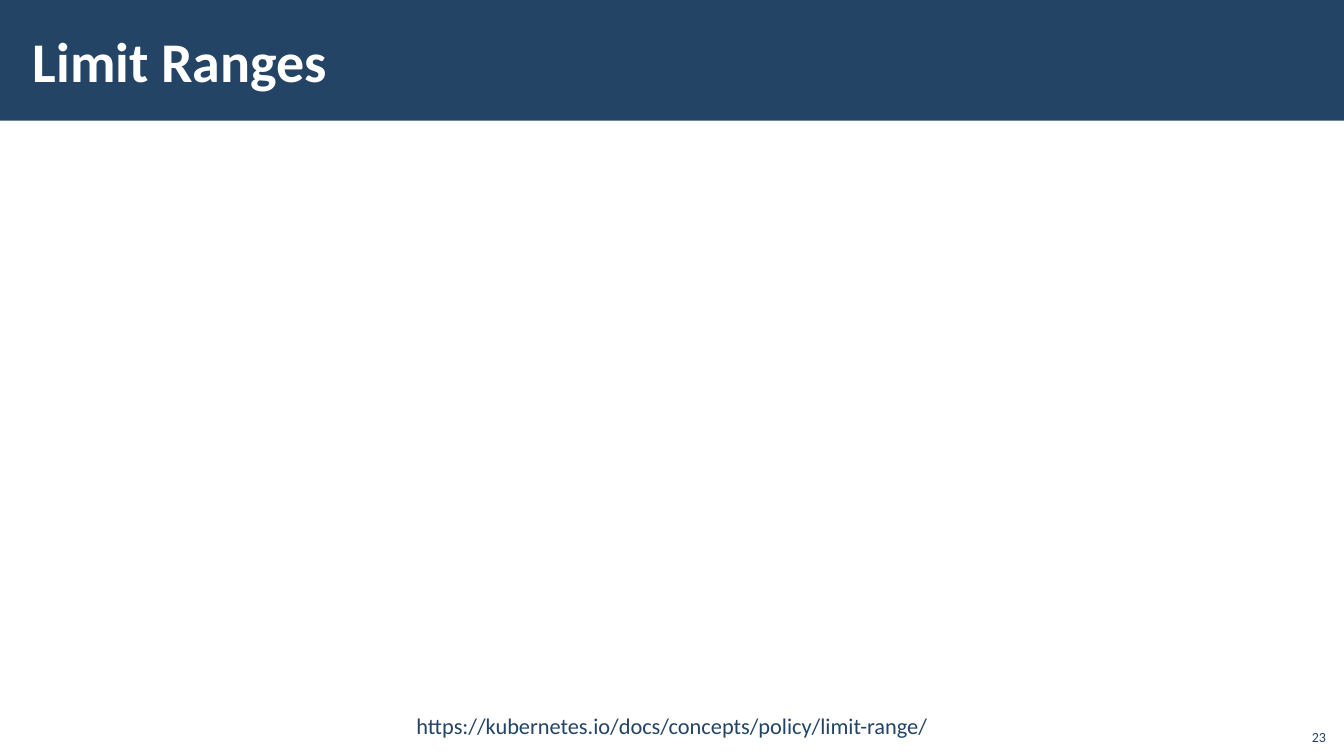
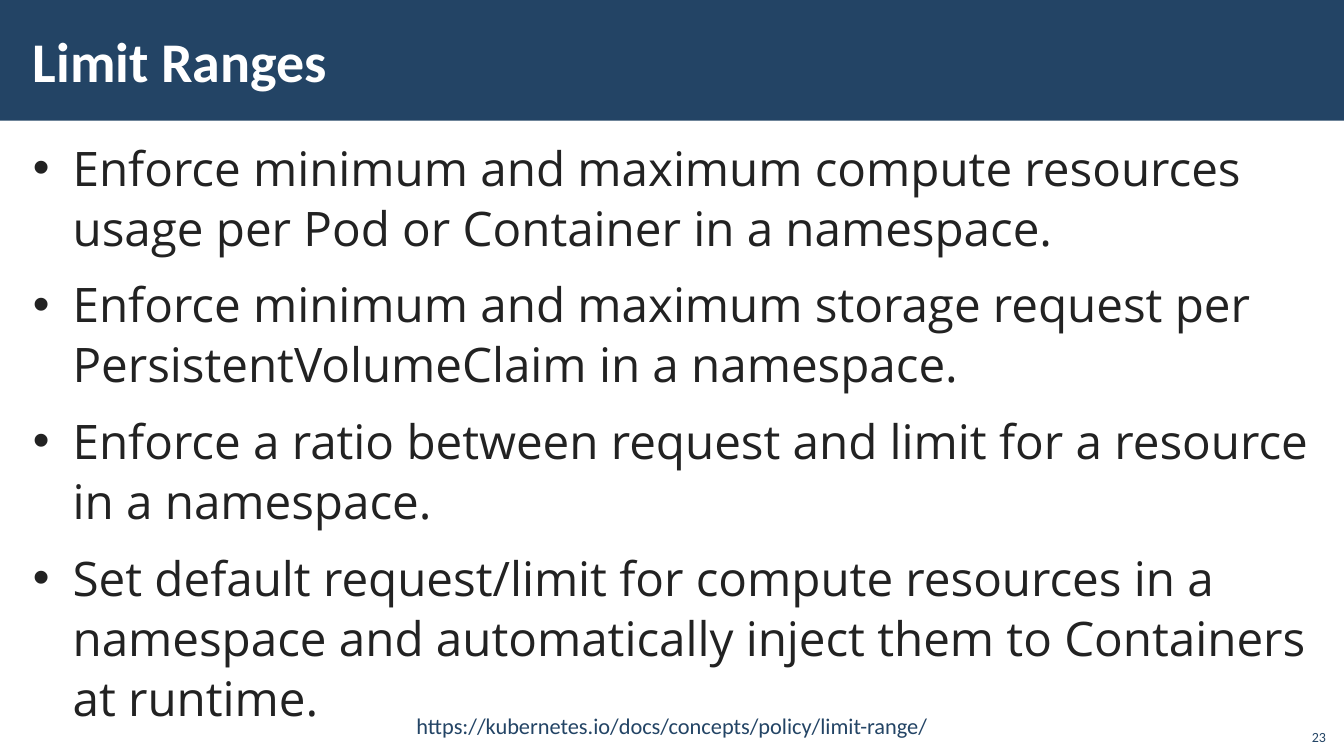
Before and after one commit to pirocorp/Kubernetes, a slide deck: slide 23 of 03. Security and Policies/M3-Slides-Security-and-Policies.pptx. Drawn at 1344x756 pixels with LibreOffice and Linux fonts; fonts in the diff are those of the drawing; background and template pictures are left out. Boxes give left, top, right and bottom in pixels: in the first picture for what was removed or moved away, otherwise in the second. Text is boxed around its words. In the diff, an @@ line names an element or a change of style, - is before the commit and + after.

Commit message:
Update slide

```diff
--- a/03. Security and Policies/M3-Slides-Security-and-Policies.pptx
+++ b/03. Security and Policies/M3-Slides-Security-and-Policies.pptx
@@ text added at box(73, 149, 1307, 717), 34 pt, text #222222 @@
+• Enforce minimum and maximum compute resources usage per Pod or Container in a namespace.
+• Enforce minimum and maximum storage request per PersistentVolumeClaim in a namespace.
+• Enforce a ratio between request and limit for a resource in a namespace.
+• Set default request/limit for compute resources in a namespace and automatically inject them to Containers at runtime.
```
